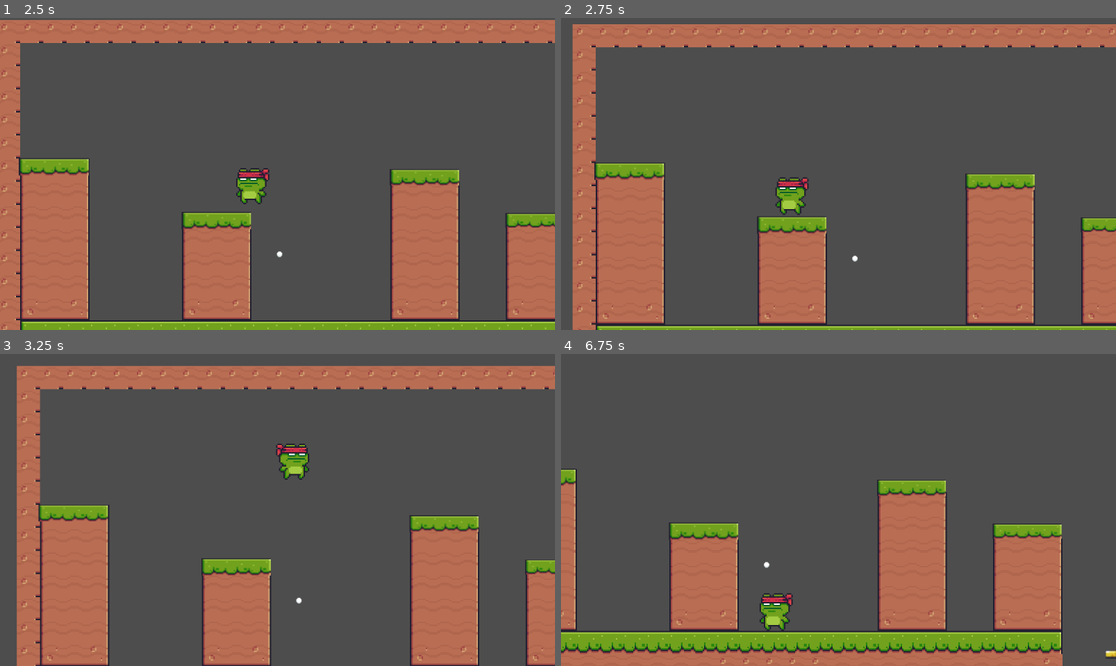
Above: before the commit, frames 1-4 (two rows, left to right).
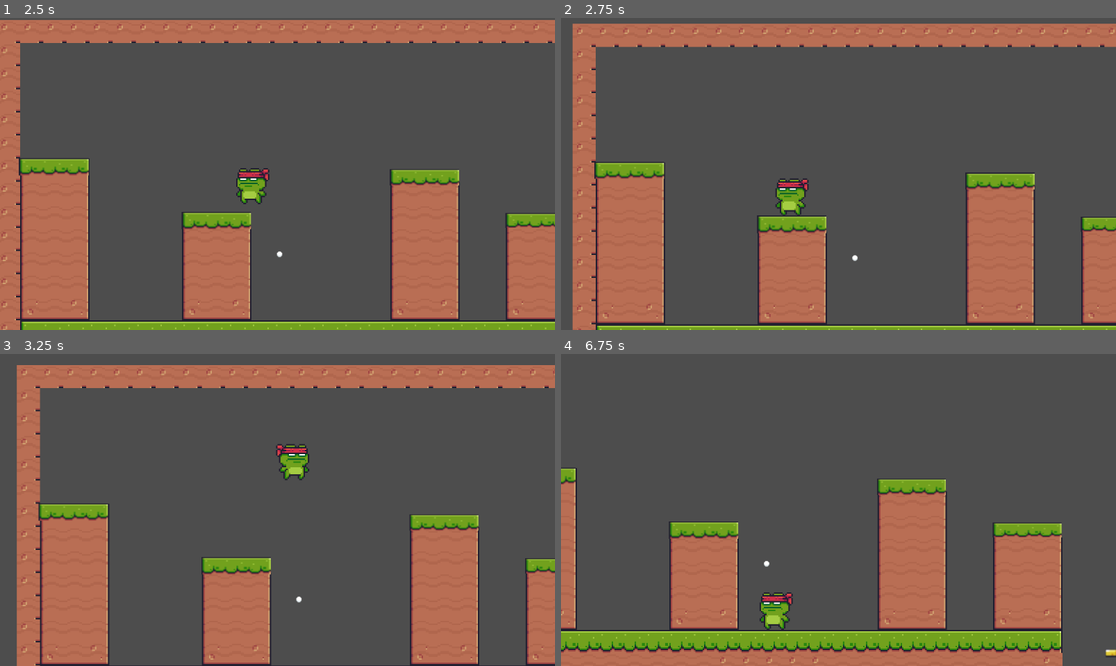
Above: after the commit, the same moments.

Repository: Rafaelorr/open_frog
Game: Godot game, scene res://level_1.tscn
Same seed, same stepped clock (60 frames per second), same inputs: the game is played once before the commit and once after it.
Inputs:
- Up to frame 1 (2.5 s): hold Right (ui_right) 0.53-2.03 s; tap Space (omhoog) at 0.6, 1.35, 2.1 s; hold Left (ui_left) from 2.03 s (still down)
- Up to frame 2 (2.75 s): keep holding Left (ui_left)
- Up to frame 3 (3.25 s): release Left (ui_left) at 2.78 s; hold Right (ui_right) from 2.78 s (still down); tap Space (omhoog) at 2.85 s
- Up to frame 4 (6.75 s): tap Space (omhoog) every 0.75 s from 3.6 to 6.6 s; release Right (ui_right) at 4.28 s; hold Left (ui_left) 4.28-5.03 s; hold Right (ui_right) 5.03-5.78 s; hold Left (ui_left) from 5.78 s (still down)

Frame 1 is identical in both runs. In frame 2, 2.3% of the frame differs, in the area x 2-100%, y 1-100%; in frame 3, 3.2%; in frame 4, 4.2%, in the area x 0-100%, y 36-100%.

Commit message:
maak de collosion shape van het onewayplatform beter

Diff:
--- a/onewayplaform.tscn
+++ b/onewayplaform.tscn
@@ -3,7 +3,7 @@
 [ext_resource type="Texture2D" uid="uid://bxmtqol8qpmgi" path="res://mesisolid-1.png" id="1_jwuhg"]
 
 [sub_resource type="RectangleShape2D" id="RectangleShape2D_bj5jk"]
-size = Vector2(46.6786, 18.4789)
+size = Vector2(46.8337, 15.7746)
 
 [node name="onewayplaform" type="Sprite2D"]
 position = Vector2(446.464, 281.75)
@@ -13,6 +13,7 @@
 [node name="StaticBody2D" type="StaticBody2D" parent="."]
 
 [node name="CollisionShape2D" type="CollisionShape2D" parent="StaticBody2D"]
-position = Vector2(0.160667, 0.338013)
+position = Vector2(0.083107, 0.338028)
+scale = Vector2(1, 1)
 shape = SubResource("RectangleShape2D_bj5jk")
 one_way_collision = true
